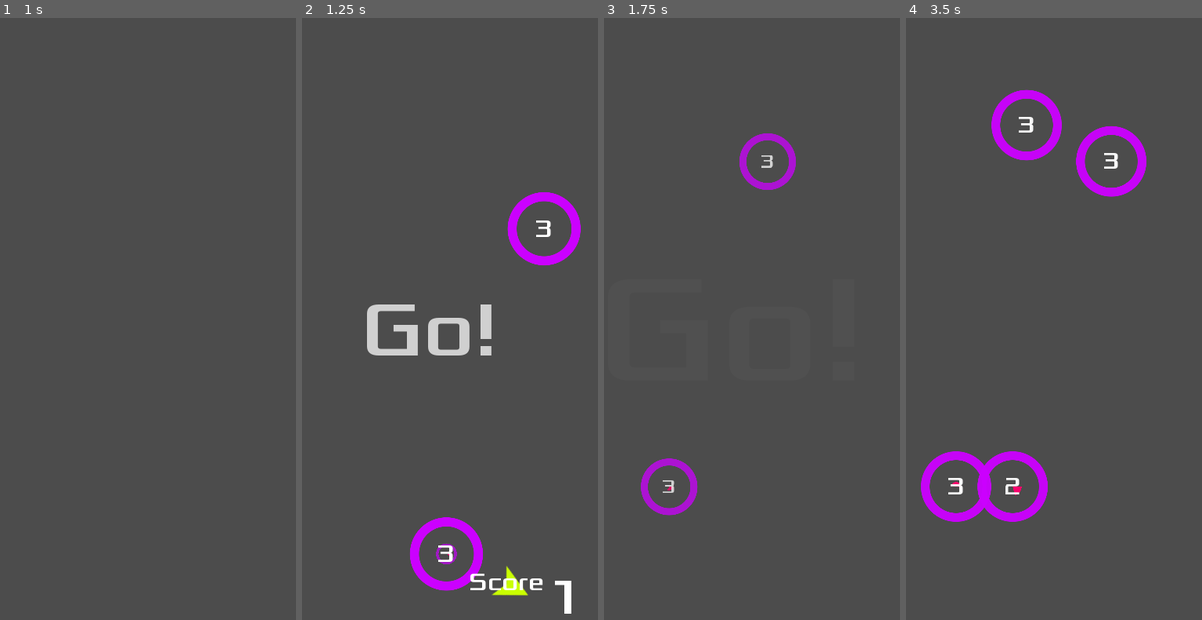
Above: before the commit, frames 1-4 (left to right).
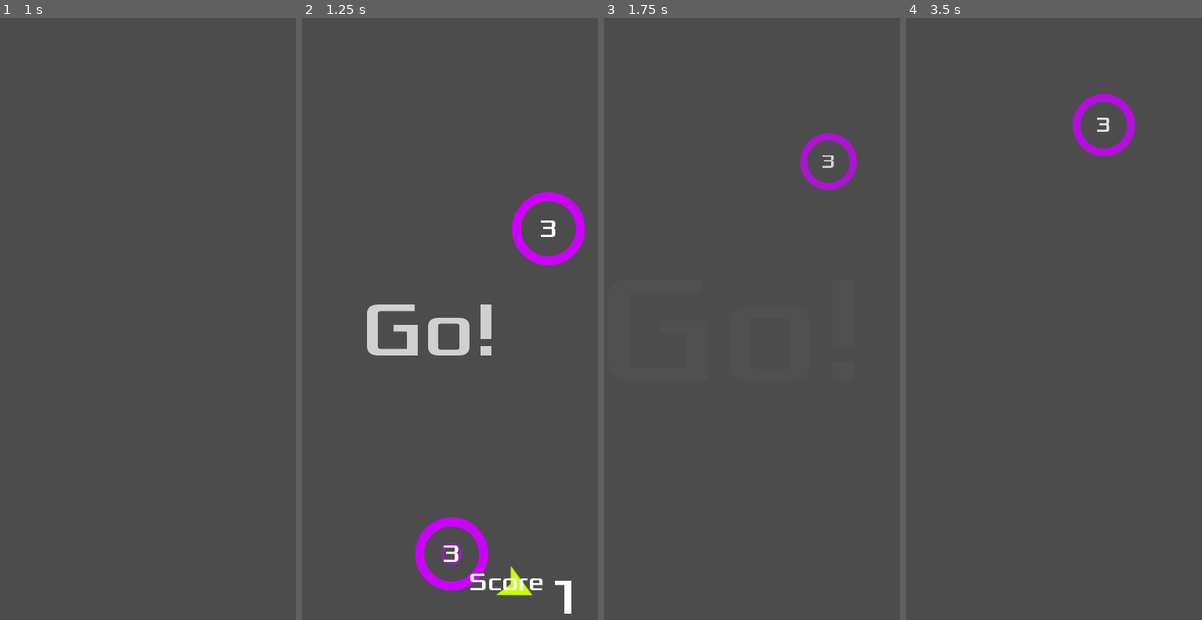
Above: after the commit, the same moments.

Repository: stewchan/circle-jump
Game: Godot game, scene res://objects/Main.tscn
Same seed, same stepped clock (60 frames per second), same inputs: the game is played once before the commit and once after it.
Inputs (mouse positions are in pixels of both pictures, inside the frame that each line leads up to):
- Up to frame 1 (1 s): click (59, 204) at 0.5 s
- Up to frame 2 (1.25 s): no input
- Up to frame 3 (1.75 s): move the mouse to (805, 300) at 1.27 s; click (805, 300) at 1.42 s
- Up to frame 4 (3.5 s): click (1071, 204) at 2 s; move the mouse to (965, 361) at 2.77 s; click (965, 361) at 2.92 s

Frame 1 is identical in both runs. In frame 2, 1.9% of the frame differs, in the area x 36-96%, y 28-96%; in frame 3, 2.0%; in frame 4, 4.8%, in the area x 5-82%, y 11-84%.
Error after the commit: Attempt to call function 'interpolate_property' in base 'null instance' on a null instance. (res://objects/Circle.gd:41)

Commit message:
Revert "Add movement"
This reverts commit 301547163ed2c5b1f82dbe11fcdf952005e55745.

Diff:
--- a/objects/Circle.gd
+++ b/objects/Circle.gd
@@ -1,6 +1,7 @@
 extends Area2D
 
-enum MODES { STATIC, LIMITED }
+
+enum MODES {STATIC, LIMITED}
 
 onready var orbit_position = $Pivot/OrbitPosition
 onready var move_tween = $MoveTween
@@ -12,9 +13,9 @@
 var rotation_speed := PI
 var mode = MODES.STATIC
 
-const MAX_ORBITS := 3  # Maximum orbits until circle disappears
-var current_orbit := 0  # Current orbit of Jumper
-var orbit_start  # Where in the rotation the orbits started
+const MAX_ORBITS := 3 			# Maximum orbits until circle disappears
+var current_orbit := 0		# Current orbit of Jumper
+var orbit_start			 	# Where in the rotation the orbits started
 var jumper
 
 
@@ -37,15 +38,9 @@
 	if move_range == 0:
 		return
 	move_range *= -1
-	move_tween.interpolate_property(
-		self,
-		"position:x",
-		position.x,
-		position.x + move_range,
-		move_speed,
-		Tween.TRANS_QUAD,
-		Tween.EASE_IN_OUT
-	)
+	move_tween.interpolate_property(self, "position:x",
+		position.x, position.x + move_range, move_speed,
+		Tween.TRANS_QUAD, Tween.EASE_IN_OUT)
 	move_tween.start()
 
 
@@ -95,6 +90,8 @@
 func implode():
 	if !$AnimationPlayer.is_playing():
 		$AnimationPlayer.play("implode")
+	yield($AnimationPlayer, "animation_finished")
+	queue_free()
 
 
 func draw_circle_arc_poly(center, radius, angle_from, angle_to, color):
@@ -104,7 +101,7 @@
 	var colors = PoolColorArray([color])
 
 	for i in range(nb_points + 1):
-		var angle_point = angle_from + i * (angle_to - angle_from) / nb_points - PI / 2
+		var angle_point = angle_from + i * (angle_to - angle_from) / nb_points - PI/2
 		points_arc.push_back(center + Vector2(cos(angle_point), sin(angle_point)) * radius)
 	draw_polygon(points_arc, colors)
 
@@ -113,4 +110,10 @@
 	if jumper:
 		var color = Settings.theme["circle_fill"]
 		var r = ((radius - 50) / MAX_ORBITS) * (1 + MAX_ORBITS - current_orbit)
-		draw_circle_arc_poly(Vector2.ZERO, r, orbit_start + PI / 2, $Pivot.rotation + PI / 2, color)
+		draw_circle_arc_poly(
+			Vector2.ZERO,
+			r,
+			orbit_start + PI/2,
+			$Pivot.rotation + PI/2,
+			color
+		)
--- a/objects/Circle.tscn
+++ b/objects/Circle.tscn
@@ -188,7 +188,3 @@
 
 [node name="Beep" type="AudioStreamPlayer" parent="."]
 stream = ExtResource( 5 )
-
-[node name="MoveTween" type="Tween" parent="."]
-
-[connection signal="tween_all_completed" from="MoveTween" to="." method="set_tween"]
